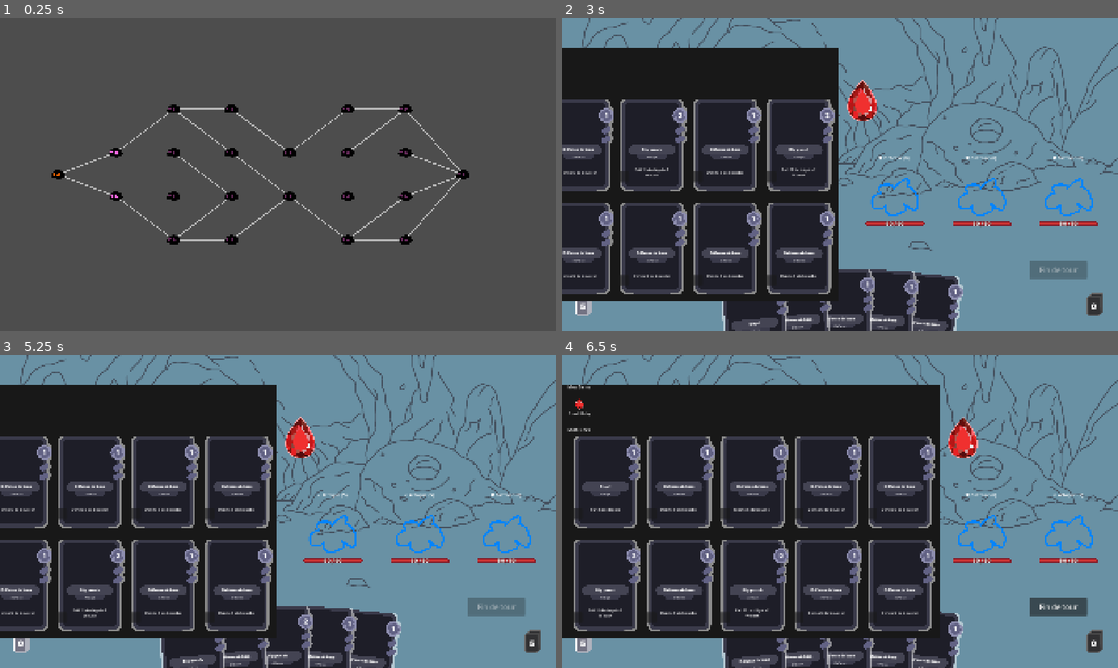
Above: before the commit, frames 1-4 (two rows, left to right).
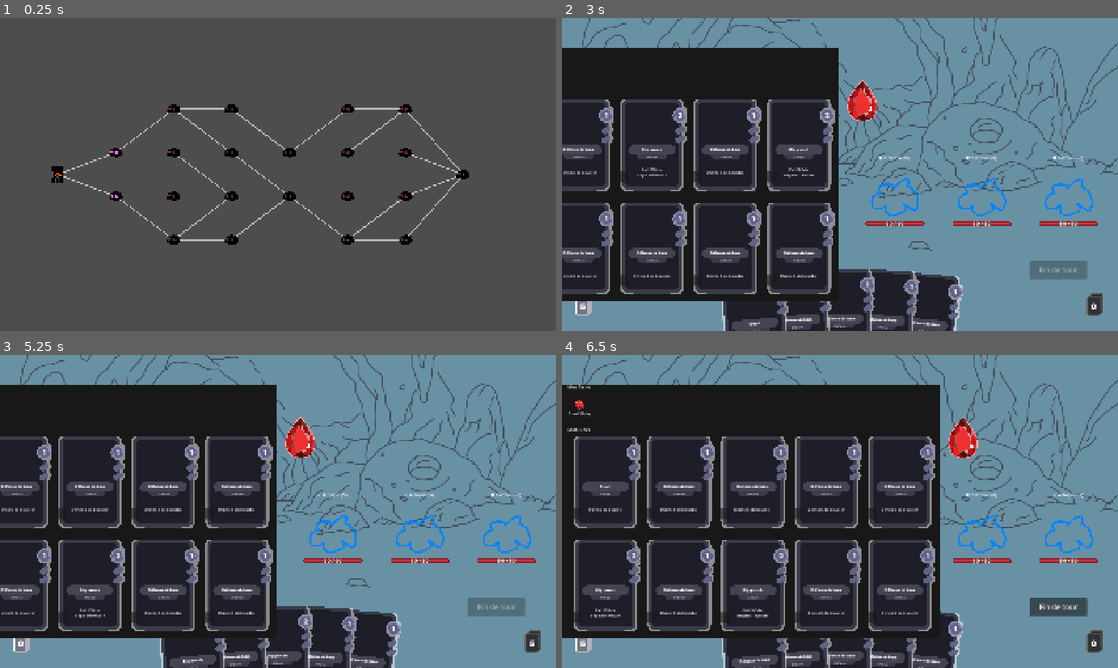
Above: after the commit, the same moments.

Repository: Elehos/jeu_de_bouboules
Game: Godot game, scene res://scenes/map/MapView.tscn
The game is run twice, just before and just after one commit, with the same random seed, the same clock (stepped at 60 frames per second) and the same inputs.
Inputs (mouse positions are in pixels of both pictures, inside the frame that each line leads up to):
- Up to frame 1 (0.25 s): no input
- Up to frame 2 (3 s): tap Enter at 0.5 s; drag from (617, 174) to (734, 108) at 0.52 s; tap Space at 1.25 s; drag from (678, 152) to (734, 240) at 1.27 s; click "Fin de tour" at 2 s; click (584, 99) at 2.75 s
- Up to frame 3 (5.25 s): click (400, 436) at 3.5 s; click "Fin de tour" at 4.25 s; click (22, 436) at 5 s
- Up to frame 4 (6.5 s): move the mouse to (689, 517) at 5.77 s; click (689, 517) at 5.92 s

The runs differ from the first frame. In frame 1, less than 0.1% of the frame differs, in the area x 9-12%, y 47-53%; in frame 2, 0.1%; in frame 3, less than 0.1%; in frame 4, 0.2%, in the area x 4-38%, y 48-84%.

Commit message:
Sauvegarde des PV entre les combats

Diff:
--- a/ressoucesCards/attackCard.tres
+++ b/ressoucesCards/attackCard.tres
@@ -6,6 +6,6 @@
 script = ExtResource("1_74i71")
 card_name = "Slap !"
 description = "Fait {damage} de dégats"
-damage = 5
+damage = 50
 requires_target = true
 metadata/_custom_type_script = "uid://f3o7b7woxojq"
--- a/ressoucesCards/superAttackCard.tres
+++ b/ressoucesCards/superAttackCard.tres
@@ -7,6 +7,6 @@
 card_name = "Big punch"
 cost = 2
 description = "Fait {damage} de dégats !! Wouah"
-damage = 12
+damage = 100
 requires_target = true
 metadata/_custom_type_script = "uid://f3o7b7woxojq"
--- a/scenes/map/MapNodeView.tscn
+++ b/scenes/map/MapNodeView.tscn
@@ -2,11 +2,15 @@
 
 [ext_resource type="Script" uid="uid://bllth4kvptv3n" path="res://script/map/MapNodeView.gd" id="1_cvdme"]
 [ext_resource type="Texture2D" uid="uid://cydhdsmwjsrx2" path="res://assets/map/combat_icon.png" id="2_pakq0"]
+[ext_resource type="Texture2D" uid="uid://cf3h01prpvnb3" path="res://assets/map/start_icon.png" id="3_eyip0"]
 
 [sub_resource type="CircleShape2D" id="CircleShape2D_kpnqr"]
+radius = 11.510864
 
 [node name="MapNodeView" type="Area2D" unique_id=1901458146]
 script = ExtResource("1_cvdme")
+combat_icon = ExtResource("2_pakq0")
+start_icon = ExtResource("3_eyip0")
 
 [node name="Icon" type="Sprite2D" parent="." unique_id=1859024127]
 modulate = Color(1, 0.40774983, 0.88240844, 1)
--- a/script/combat/Character.gd
+++ b/script/combat/Character.gd
@@ -193,6 +193,10 @@
 	if hp_label:
 		hp_label.text = str(current_hp) + " / " + str(max_hp)
 
+func sync_hp_bars_instantly() -> void:
+	hp_bar.value = current_hp
+	hp_bar_delayed.value = current_hp
+
 func show_damage_trail() -> void:
 	hp_bar.value = current_hp
 	if hp_label:
--- a/script/combat/CombatManager.gd
+++ b/script/combat/CombatManager.gd
@@ -46,6 +46,17 @@
 	current_encounter = possible_encounters.pick_random()
 	print("Combat choisi : ", current_encounter.encounter_name)
 	spawn_enemies()
+	if RunManager.player_current_hp >= 0:
+		player.max_hp = RunManager.player_max_hp
+		player.current_hp = RunManager.player_current_hp
+		player.sync_hp_bars_instantly()
+	else:
+		# Premier combat de la run : on initialise RunManager avec les PV de départ du joueur
+		RunManager.player_max_hp = player.max_hp
+		RunManager.player_current_hp = player.current_hp
+
+	CombatEvents.damage_taken.connect(_on_player_hp_changed)
+
 	CombatEvents.deck_counts_changed.connect(_on_deck_counts_changed)
 	end_turn_button.pressed.connect(_on_end_turn_pressed)
 	turn_started.connect(_on_turn_started)
@@ -223,3 +234,7 @@
 func _compute_enemy_position(index: int, total: int) -> Vector2:
 	var offset_x: float = (index - (total - 1) / 2.0) * enemy_spacing
 	return enemy_zone_center.global_position + Vector2(offset_x, 0)
+
+func _on_player_hp_changed(character: Character, _amount: int) -> void:
+	if character == player:
+		RunManager.player_current_hp = player.current_hp
--- a/script/map/MapNodeView.gd
+++ b/script/map/MapNodeView.gd
@@ -5,9 +5,22 @@
 
 var map_node: MapNode
 
+@export var combat_icon: Texture2D
+@export var start_icon: Texture2D
+
+@onready var icon: Sprite2D = $Icon
+
 func setup(data: MapNode) -> void:
 	map_node = data
 	input_event.connect(_on_input_event)
+	_update_icon()
+
+func _update_icon() -> void:
+	match map_node.type:
+		MapNode.NodeType.START:
+			icon.texture = start_icon
+		MapNode.NodeType.COMBAT:
+			icon.texture = combat_icon
 
 func _on_input_event(_viewport: Node, event: InputEvent, _shape_idx: int) -> void:
 	if not is_accessible:
--- a/script/map/RunManager.gd
+++ b/script/map/RunManager.gd
@@ -4,6 +4,8 @@
 var current_floor_index: int = 0
 var current_position_in_floor: int = 0
 var map_generated: bool = false
+var player_current_hp: int = -1  # -1 = pas encore initialisé (premier combat)
+var player_max_hp: int = 50      # valeur de secours si jamais rien n'est encore défini
 
 func start_new_run(floor_count: int = 8) -> void:
 	var generator := MapGenerator.new()
Binary file added: assets/map/start_icon.png
Not shown, added: assets/map/start_icon.png.import
